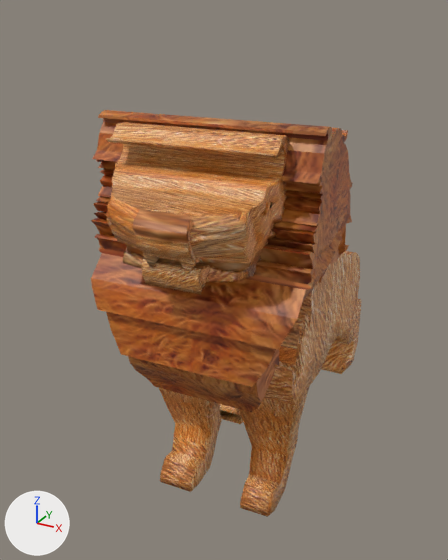
Two versions of the Blender file Assets/Prefab/BLENDER/Tigre/Tigre.blend, one commit apart.
The view is the same before and after, from a 50 mm lens placed at (2.0, -4.02, 3.18), pointed at (-0.22, 0.0, 1.17). The lights are fixed; the arrows at lower left show +X, +Y and +Z.
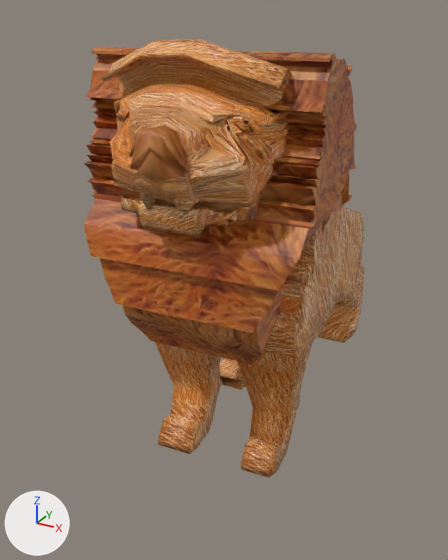
Commit message: MOdelo tigre

Where the change shows, as pixel boxes [x1, y1, x2, y2] in the pictures (448 x 560 px; the box of a moved part takes in the faces that stretch with it):
'Cube.001', moved
    before: [91, 110, 353, 412]
    after: [84, 47, 357, 364]
'Cube.002', reshaped, moved (15% taller)
    before: [106, 122, 289, 294]
    after: [101, 39, 291, 237]
'Cube', moved
    before: [159, 251, 361, 517]
    after: [155, 206, 364, 478]
part 2 of me_cube_002, moved or reshaped
    before: [106, 122, 288, 282]
    after: [101, 39, 289, 225]

Patch to the scene script:
```diff
--- a/Assets/Prefab/BLENDER/Tigre/Tigre.blend.py
+++ b/Assets/Prefab/BLENDER/Tigre/Tigre.blend.py
@@ me_cube_001 @@
 me_cube_001.from_pydata(...)  # 4699 vertices, 4676 faces; spans x -7.0..5.6, y -10.8..20.2, z -11.9..18.4
 # used by ob_cube; location = (-0.057, 0.57, -0.123); rotation_euler = (0.789, 0.0, -3.065), in degrees (45, 0, -176); scale = (0.0931, 0.0931, 0.0931)
+# me_cube_001 part 1: the whole mesh is moved by (0.5, -11.0, -5.2)
 me_cube_001.materials.append(mat_cuerpo_jpg)
@@ me_cube_002 @@
 # used by ob_cube_002; location = (0.133, -1.142, 2.058); rotation_euler = (-0.56, 0.0, -3.065), in degrees (-32, 0, -176); scale = (0.527, 0.0726, 0.0726)
-me_cube_002.from_pydata(...)  # 1268 vertices, 1262 faces; spans x -1.0..1.0, y -6.93..4.27, z -4.59..4.34
+me_cube_002.from_pydata(...)  # 1245 vertices, 1254 faces; spans x -1.0..1.07, y -7.95..4.27, z -4.59..5.97
+# me_cube_002 part 2: 595 vertices moved from x -1.0..1.0, y -6.93..3.53, z -4.59..4.34 to x -1.0..1.07, y -7.95..4.06, z -4.58..5.97; 62 vertices removed from x -0.85..0.89, y -1.4..3.19, z 1.21..2.4; 39 vertices added at x -0.45..0.52, y -2.38..3.75, z 1.33..4.33
 me_cube_002.materials.append(mat_cuerpo_jpg)
@@ ob_cube @@
 ob_cube = bpy.data.objects.new('Cube', me_cube_001)
-ob_cube.location = (-0.057, 0.57, -0.123)
+ob_cube.location = (0.017, 0.197, 1.318)
 ob_cube.rotation_euler = (0.789, 0.0, -3.065)  # degrees (45, 0, -176)
@@ ob_cube_001 @@
 ob_cube_001 = bpy.data.objects.new('Cube.001', me_cube)
-ob_cube_001.location = (0.028, 0.232, 1.108)
+ob_cube_001.location = (0.028, 0.215, 1.489)
 ob_cube_001.rotation_euler = (0.0, 0.0, -3.065)  # degrees (0, 0, -176)
@@ ob_cube_002 @@
 ob_cube_002 = bpy.data.objects.new('Cube.002', me_cube_002)
-ob_cube_002.location = (0.133, -1.142, 2.058)
+ob_cube_002.location = (0.133, -1.142, 2.406)
 ob_cube_002.rotation_euler = (-0.56, 0.0, -3.065)  # degrees (-32, 0, -176)
```
